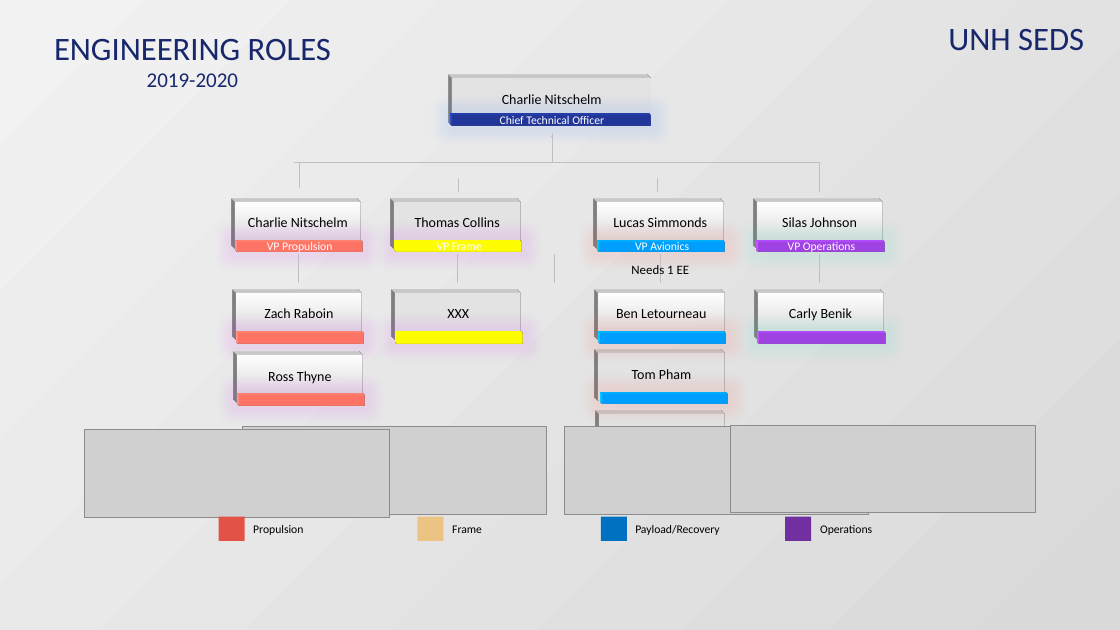
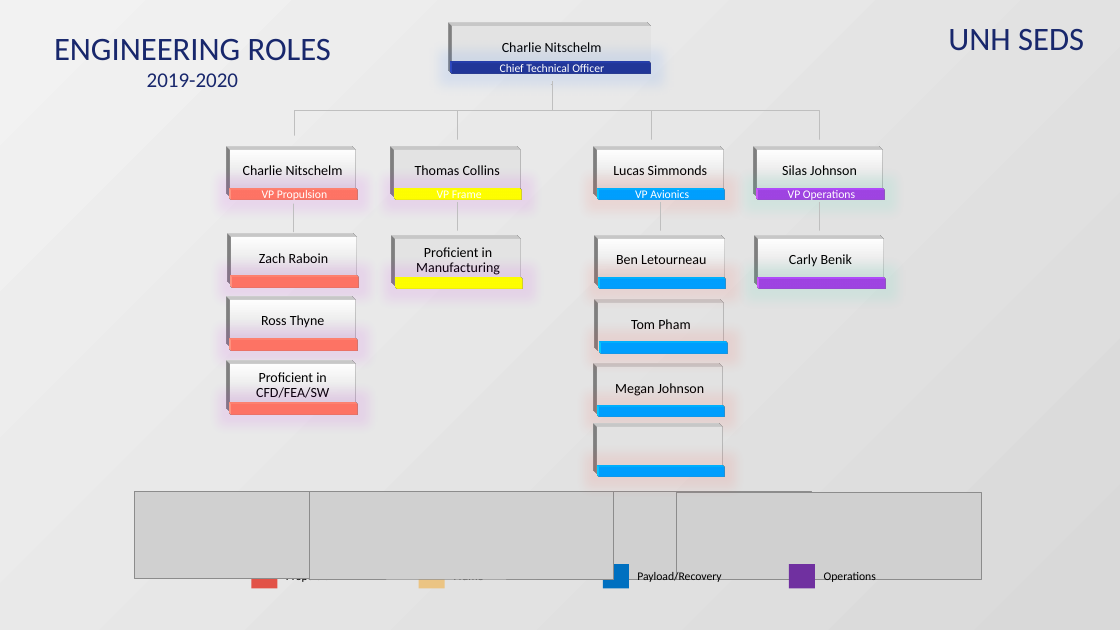
Before and after one commit to Maeswoon/UNHSEDS, a slide deck: slide 1 of Engineering/2019-2020/Engineering Management/Engineering Organization Chart.pptx. Drawn at 1120x630 pixels with LibreOffice and Linux fonts; fonts in the diff are those of the drawing; grey boxes stand for pictures; background and template pictures are left out. Boxes give left, top, right and bottom in pixels: in the first picture for what was removed or moved away, otherwise in the second. Text is boxed around its words. In the diff, an @@ line names an element or a change of style, - is before the commit and + after.

```diff
--- a/Engineering/2019-2020/Engineering Management/Engineering Organization Chart.pptx
+++ b/Engineering/2019-2020/Engineering Management/Engineering Organization Chart.pptx
@@ 10 rectangles, 2 elbow lines: place and size @@
-10 rectangles, 2 elbow lines at [294,78,885,404]
+10 rectangles, 2 elbow lines at [294,27,885,354]
@@ 2 rectangles, 2 lines: place and size @@
-2 rectangles, 2 lines at [235,163,363,282]
+2 rectangles, 2 lines at [230,111,358,232]
@@ line moved from (459, 178) - (459, 192) to (458, 111) - (458, 139) @@
@@ line moved from (658, 178) - (658, 192) to (651, 110) - (651, 139) @@
@@ 6 rectangles, 3 lines: place and size @@
-6 rectangles, 3 lines at [396,255,886,344]
+6 rectangles, 3 lines at [396,202,886,289]
@@ text in rectangle at [416,247,500,275]: text changed @@
-XXX
+Proficient in Manufacturing
@@ line removed from (554, 255) to (554, 282) @@
@@ text removed at [631,265,690,274] @@
-Needs 1 EE
@@ 4 rectangles: place and size @@
-4 rectangles at [236,293,365,406]
+4 rectangles at [230,238,359,350]
@@ rectangle added at [230,365,356,412], fill gradient #FFFFFF to #D9D9D9, outline #D9D9D9 0.25 pt, 12 pt, text #000000 @@
+Proficient in CFD/FEA/SW
@@ rectangle "Megan Johnson": place and size @@
-rectangle "Megan Johnson" at [599,414,725,461]
+rectangle "Megan Johnson" at [597,367,723,414]
@@ rectangle added at [232,404,358,414], fill #E25247 @@
@@ rectangle added at [599,408,725,418], fill #0070C0 @@
@@ rectangle added at [597,427,723,474], fill #FFFFFF, outline #D9D9D9 0.25 pt @@
@@ rectangle added at [599,467,725,477], fill #0070C0 @@
@@ picture: place and size @@
-picture at [85,430,389,518]
+picture at [134,492,439,579]
@@ picture: place and size @@
-picture at [243,427,547,514]
+picture at [309,492,613,579]
@@ picture: place and size @@
-picture at [565,427,869,514]
+picture at [507,492,811,580]
@@ picture: place and size @@
-picture at [731,425,1035,513]
+picture at [677,492,981,580]
@@ rectangle: place and size @@
-rectangle at [218,517,245,541]
+rectangle at [251,565,277,589]
@@ text "Propulsion": place and size @@
-text "Propulsion" at [253,525,303,535]
+text "Propulsion" at [286,571,336,582]
@@ 2 texts, 2 rectangles: place and size @@
-2 texts, 2 rectangles at [418,517,719,541]
+2 texts, 2 rectangles at [418,565,721,589]
@@ rectangle: place and size @@
-rectangle at [786,517,812,541]
+rectangle at [789,565,815,589]
@@ text "Operations": place and size @@
-text "Operations" at [820,525,872,535]
+text "Operations" at [824,572,876,582]
```
Also in this commit, not shown: 3 other files.
